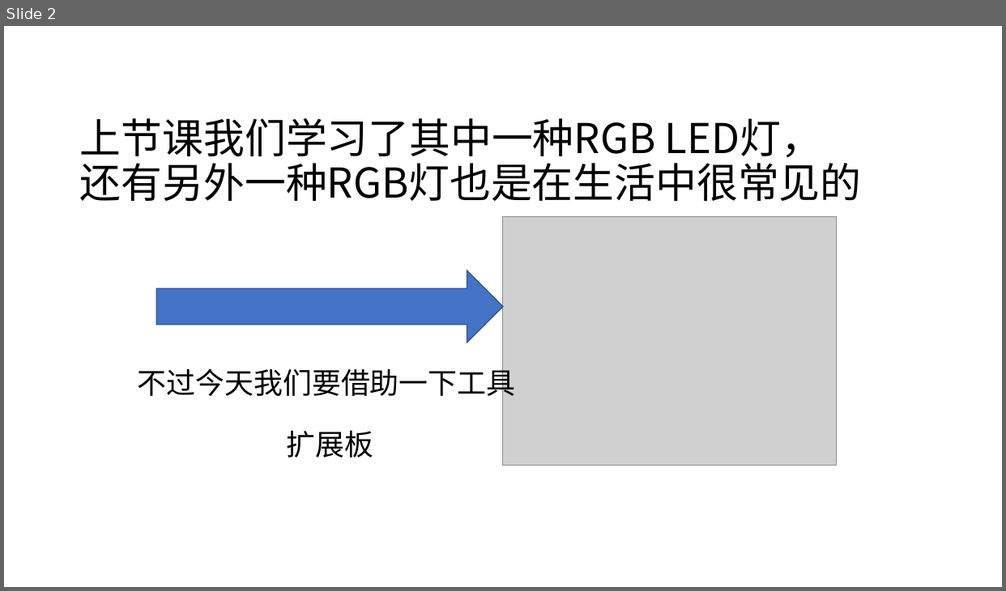
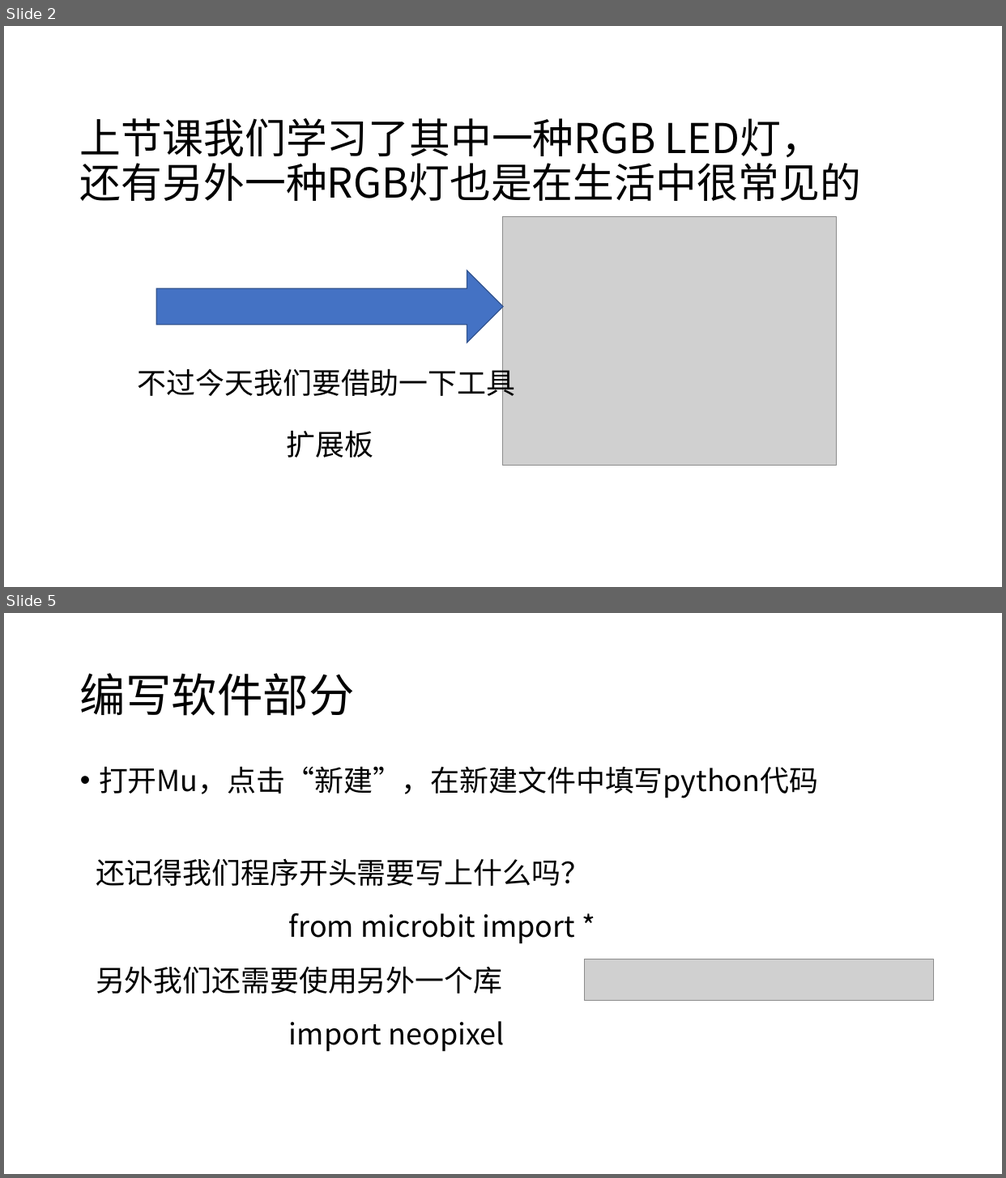
Before and after one commit to chenjiegd/microbit_Repository, a slide deck: micro_bit/microbit课件/4.点亮RGB灯.pptx. Shown one above the other, each under a label of ours: slide 2 before the commit, slides 2 and 5 after it; the slides between them are not shown. The pictures are 1006x591 and 1006x1178 pixels, drawn with LibreOffice and Linux fonts; fonts in the diff are those of the drawing; grey boxes stand for pictures. Boxes give left, top, right and bottom in pixels: in the first picture for what was removed or moved away, otherwise in the second. Text is boxed around its words. In the diff, an @@ line names an element or a change of style, - is before the commit and + after.

```diff
--- a/micro_bit/microbit课件/4.点亮RGB灯.pptx
+++ b/micro_bit/microbit课件/4.点亮RGB灯.pptx
@@ slide 5 added at [4,613,1002,1174], background #FFFFFF @@
@@ title added at [80,673,355,716], 44 pt, text #000000 @@
+编写软件部分
@@ text added at [99,766,818,798], 28 pt, text #000000 @@
+• 打开Mu，点击“新建”，在新建文件中填写python代码
@@ text added at [96,858,590,886], 28 pt, text #000000 @@
+还记得我们程序开头需要写上什么吗？
@@ text added at [289,914,575,944], 28 pt, text #000000 @@
+from microbit import *
@@ text added at [96,966,502,994], 28 pt, text #000000 @@
+另外我们还需要使用另外一个库
@@ picture added at [584,960,934,1001] @@
@@ text added at [289,1021,505,1052], 28 pt, text #000000 @@
+import neopixel
```
Also in this commit, not shown: 17 other slides added, 1 slide removed.
